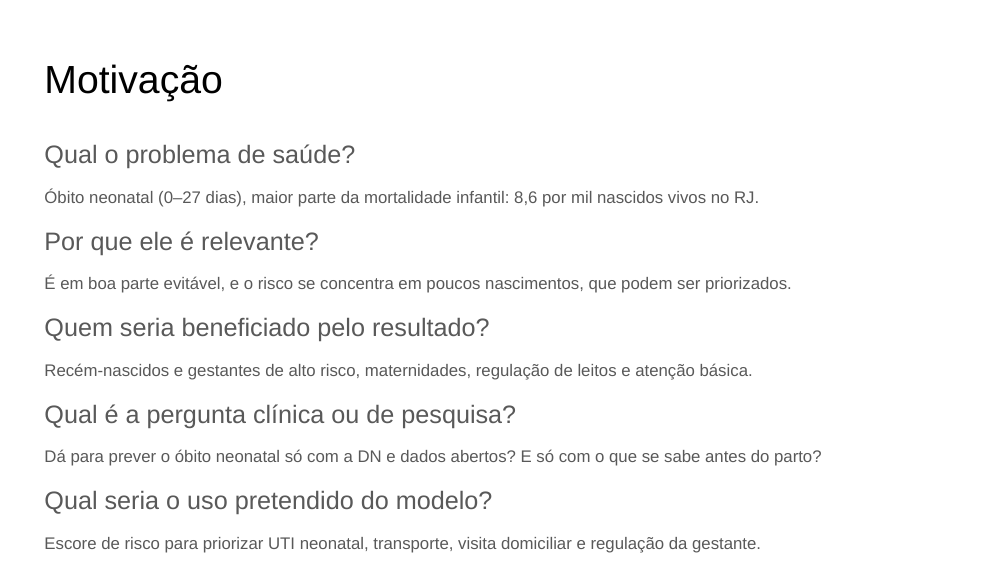
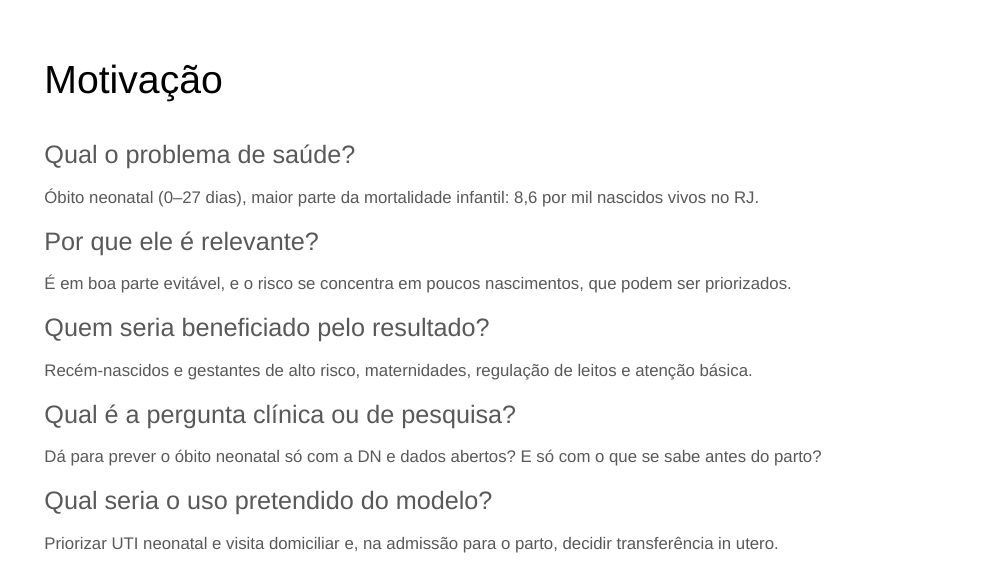
Before and after one commit to CledsonSilvaAraujo/mortalidade-neonatal-rj, a slide deck: slide 2 of slides/apresentacao_tema.odp. Drawn at 1008x567 pixels with LibreOffice and Linux fonts; fonts in the diff are those of the drawing. Boxes give left, top, right and bottom in pixels: in the first picture for what was removed or moved away, otherwise in the second. Text is boxed around its words. In the diff, an @@ line names an element or a change of style, - is before the commit and + after.

```diff
--- a/slides/apresentacao_tema.odp
+++ b/slides/apresentacao_tema.odp
@@ text at (44, 537, 779, 553): text changed @@
-Escore de risco para priorizar UTI neonatal, transporte, visita domiciliar e regulação da gestante.
+Priorizar UTI neonatal e visita domiciliar e, na admissão para o parto, decidir transferência in utero.
```
Also in this commit, not shown: 1 other slide changed, 23 other files.
